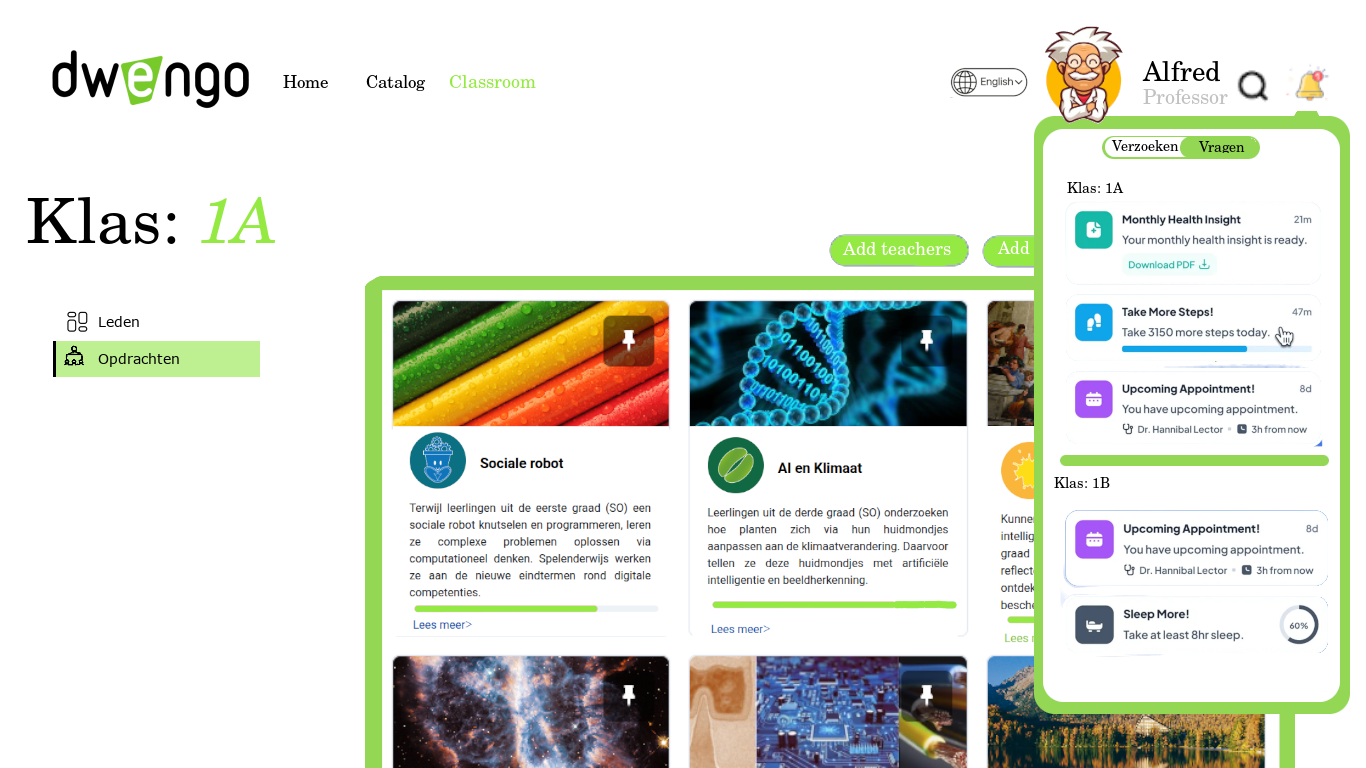
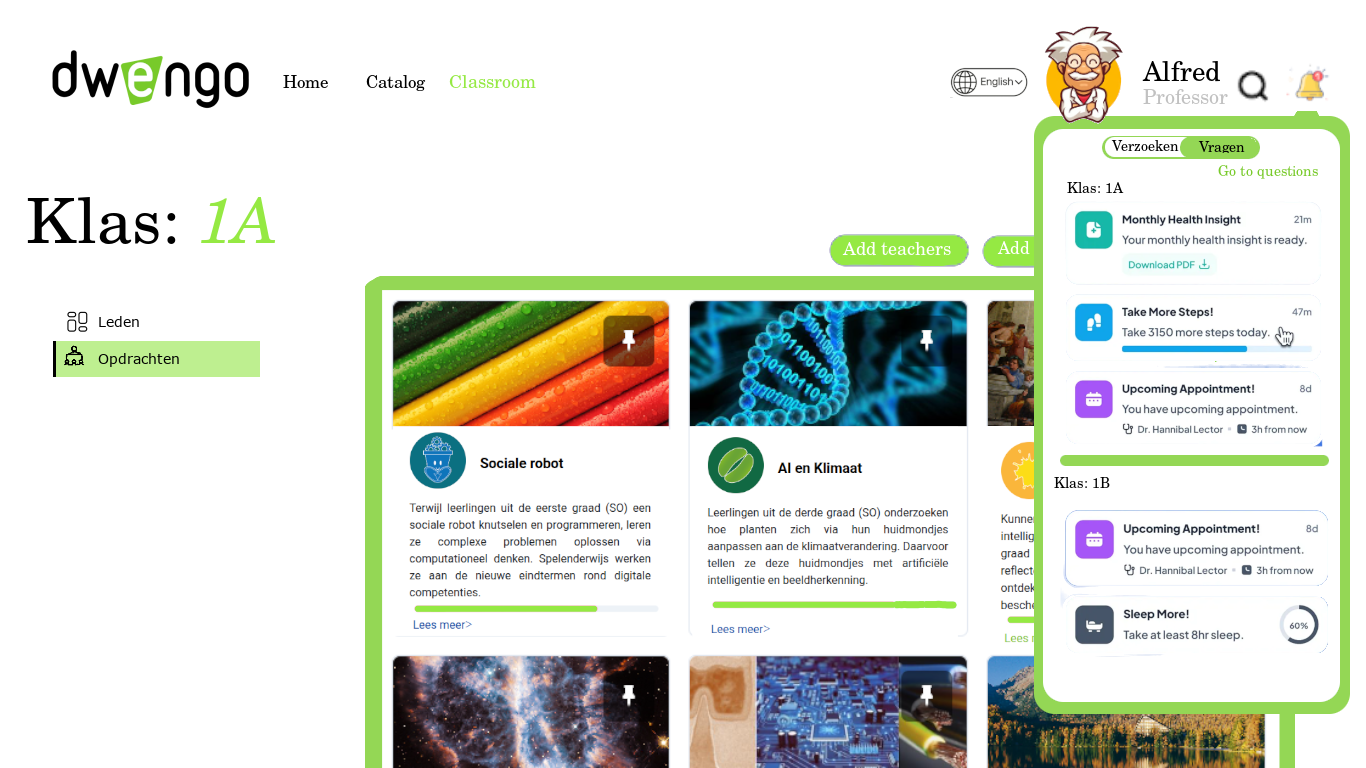
Layer changes from the first 1366×768 image to the second:
added layer "Go to questions" in group "meldingen" over left=1218, top=165, right=1318, bottom=179
